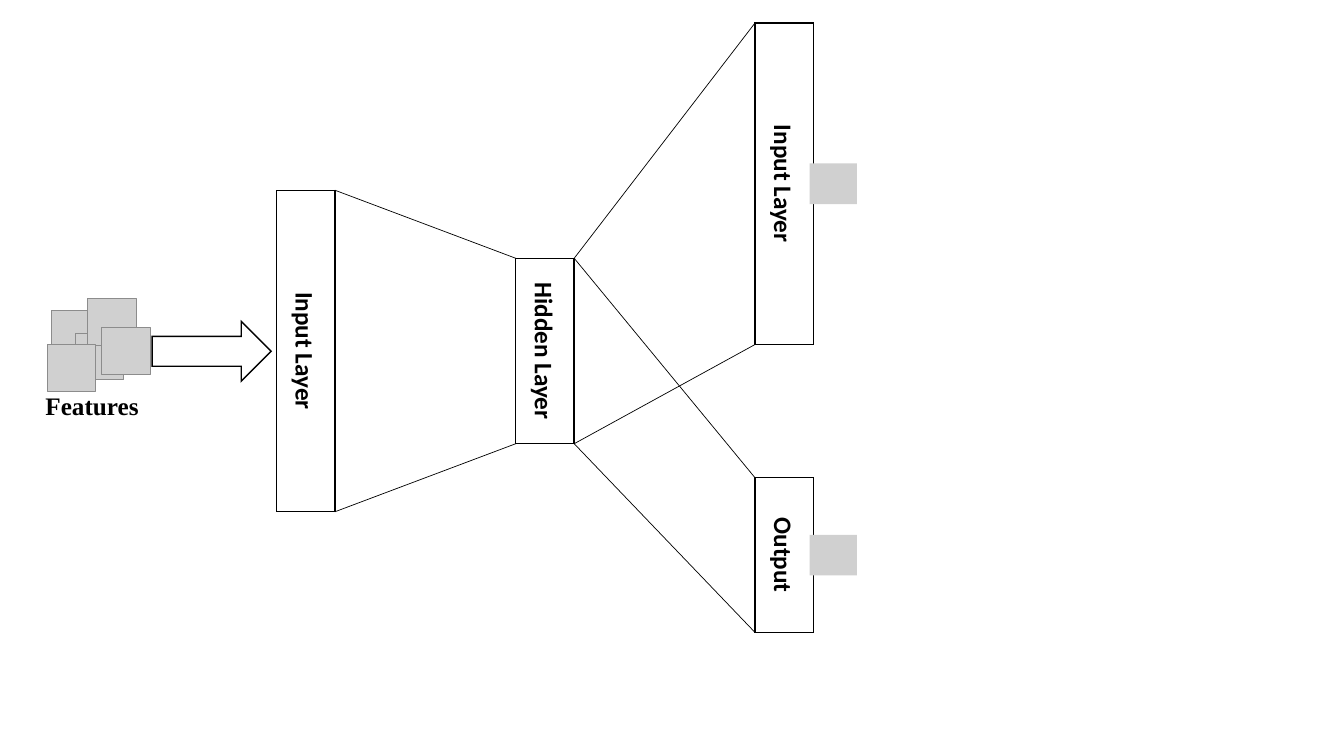
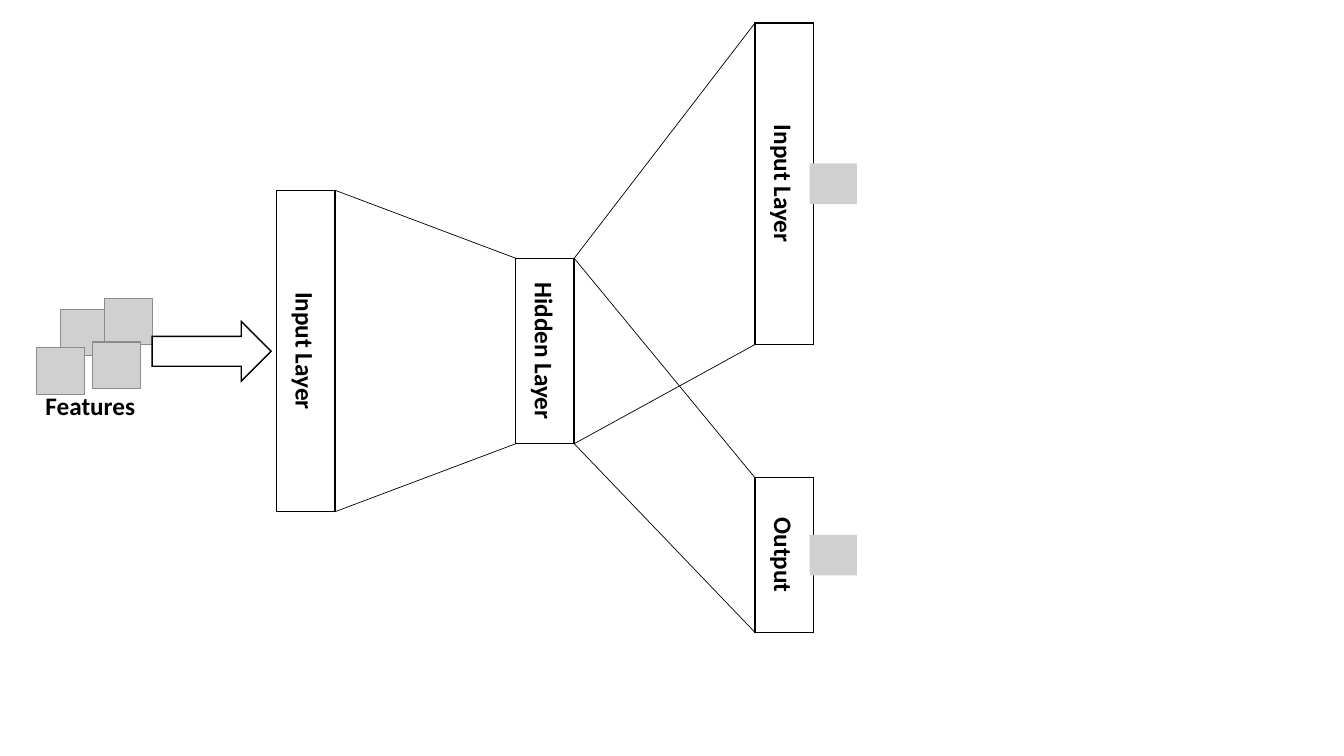
Before and after one commit to hvdthong/DEFECT_PREDICTION, a slide deck: slide 4 of Draft/ASE_2017/ppt.pptx. Drawn at 1344x756 pixels with LibreOffice and Linux fonts; fonts in the diff are those of the drawing; grey boxes stand for pictures. Boxes give left, top, right and bottom in pixels: in the first picture for what was removed or moved away, otherwise in the second. Text is boxed around its words. In the diff, an @@ line names an element or a change of style, - is before the commit and + after.

```diff
--- a/Draft/ASE_2017/ppt.pptx
+++ b/Draft/ASE_2017/ppt.pptx
@@ picture: place and size @@
-picture at box(88, 298, 136, 345)
+picture at box(104, 298, 152, 345)
@@ picture: place and size @@
-picture at box(51, 311, 100, 357)
+picture at box(60, 310, 109, 356)
@@ picture: place and size @@
-picture at box(47, 345, 96, 391)
+picture at box(36, 348, 85, 394)
@@ picture removed at box(76, 334, 124, 380) @@
@@ picture: place and size @@
-picture at box(102, 328, 150, 374)
+picture at box(93, 342, 141, 388)
@@ text "Features" at box(45, 394, 135, 416): font Times New Roman to Calibri @@
```
Also in this commit, not shown: 2 other files.
